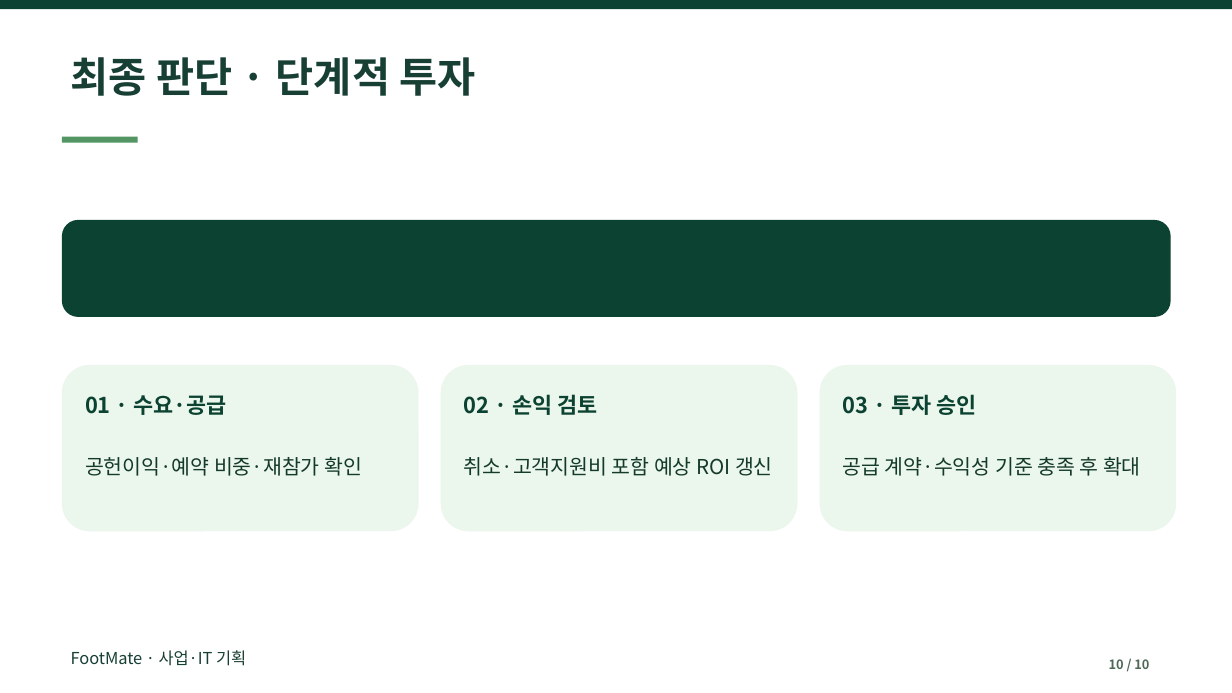
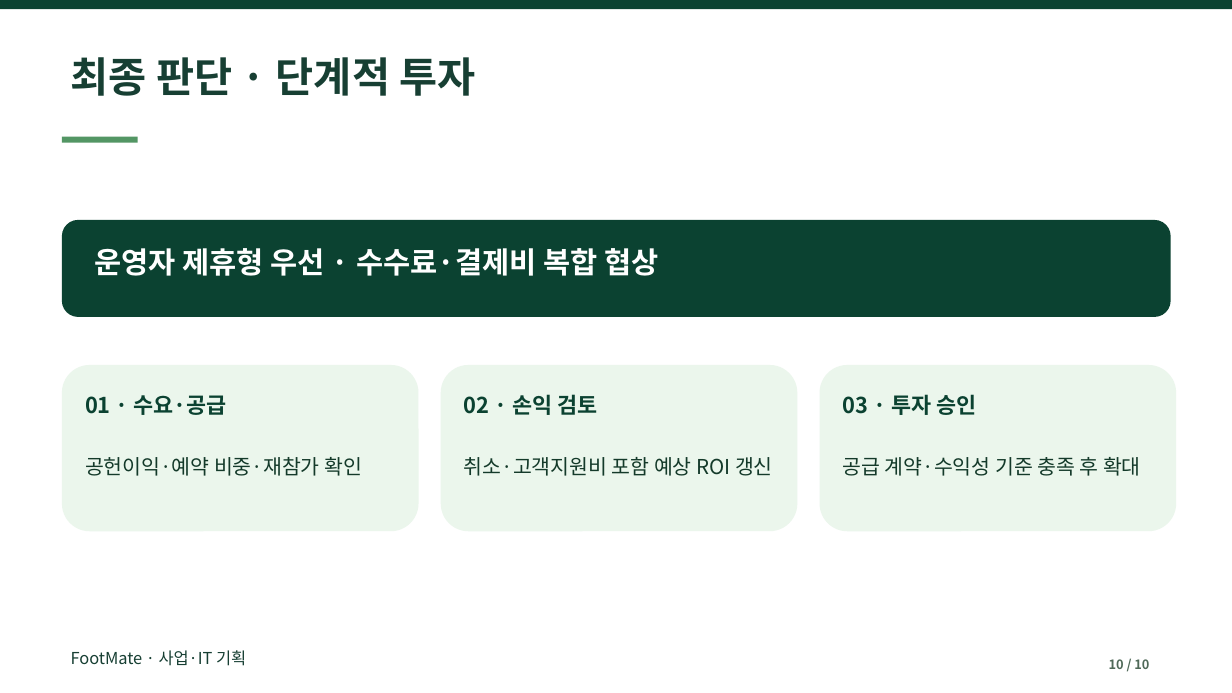
Before and after one commit to dohyunkimmm/footmate, a slide deck: slide 10 of src/case-study/downloads/footmate_report.pptx. Drawn at 1232x693 pixels with LibreOffice and Linux fonts; fonts in the diff are those of the drawing. Boxes give left, top, right and bottom in pixels: in the first picture for what was removed or moved away, otherwise in the second. Text is boxed around its words. In the diff, an @@ line names an element or a change of style, - is before the commit and + after.

Commit message:
docs: sync FootMate 10-slide PPTX and web previews

```diff
--- a/src/case-study/downloads/footmate_report.pptx
+++ b/src/case-study/downloads/footmate_report.pptx
@@ text added at (94,248,658,276), 23 pt, text #FFFFFF, bold @@
+운영자 제휴형 우선 · 수수료·결제비 복합 협상
```
Also in this commit, not shown: 1 other file.
